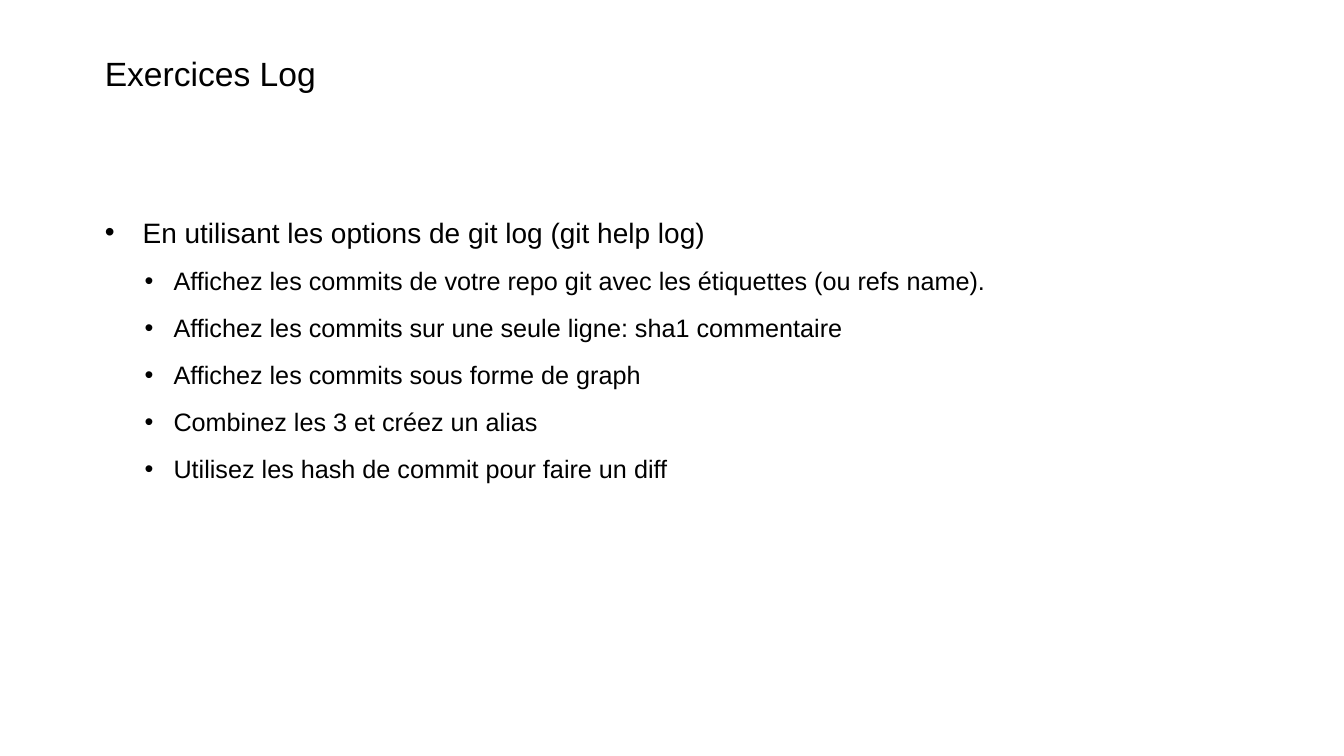
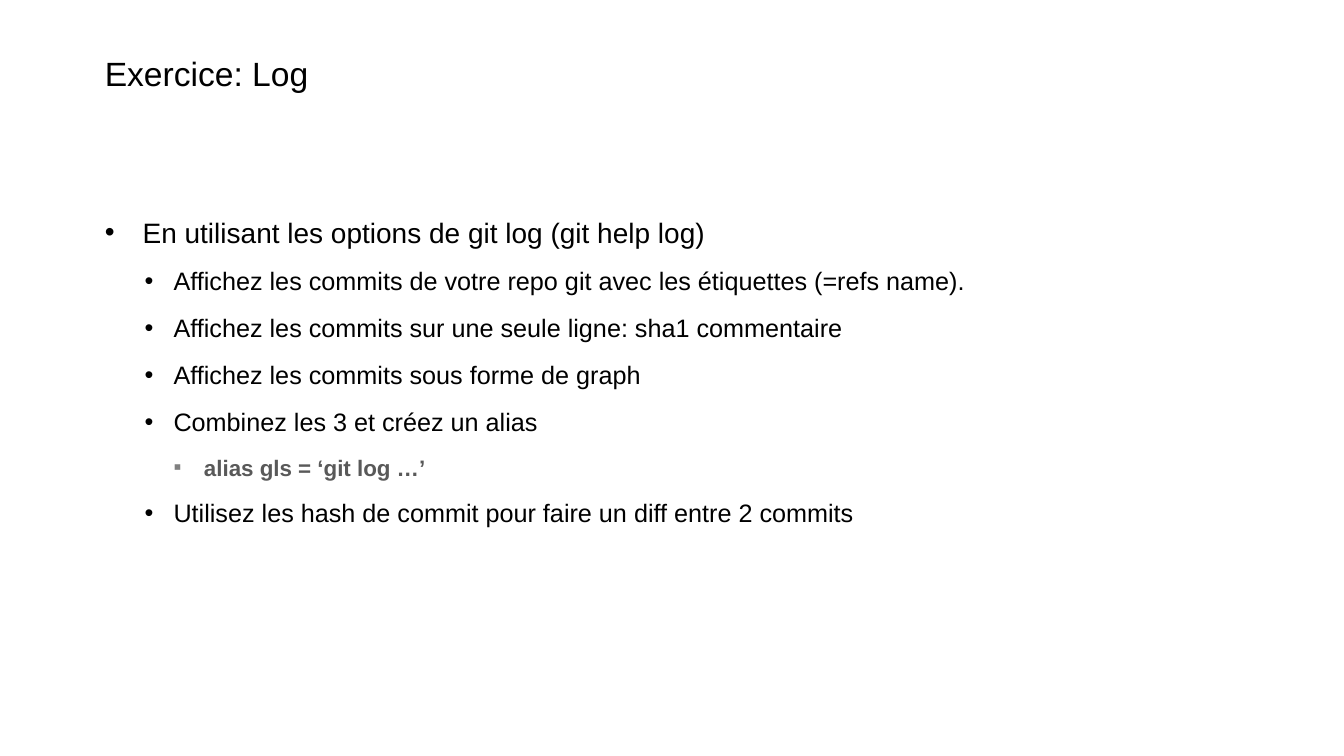
Before and after one commit to Xaviou1003/formation-git, a slide deck: slide 26 of Formation Git - basique.pptx. Drawn at 1344x756 pixels with LibreOffice and Linux fonts; fonts in the diff are those of the drawing; background and template pictures are left out. Boxes give left, top, right and bottom in pixels: in the first picture for what was removed or moved away, otherwise in the second. Text is boxed around its words. In the diff, an @@ line names an element or a change of style, - is before the commit and + after.

```diff
--- a/Formation Git - basique.pptx
+++ b/Formation Git - basique.pptx
@@ title at <box>105,61,308,93</box>: text changed @@
-Exercices Log
+Exercice: Log
@@ text at <box>174,271,964,296</box>: text changed @@
-  • Affichez les commits de votre repo git avec les étiquettes (ou refs name).
+  • Affichez les commits de votre repo git avec les étiquettes (=refs name).
@@ text at <box>174,460,854,528</box>: text changed @@
-  • Utilisez les hash de commit pour faire un diff
+    ▪ alias gls = ‘git log …’
+  • Utilisez les hash de commit pour faire un diff entre 2 commits
```
Also in this commit, not shown: 6 other slides changed.
